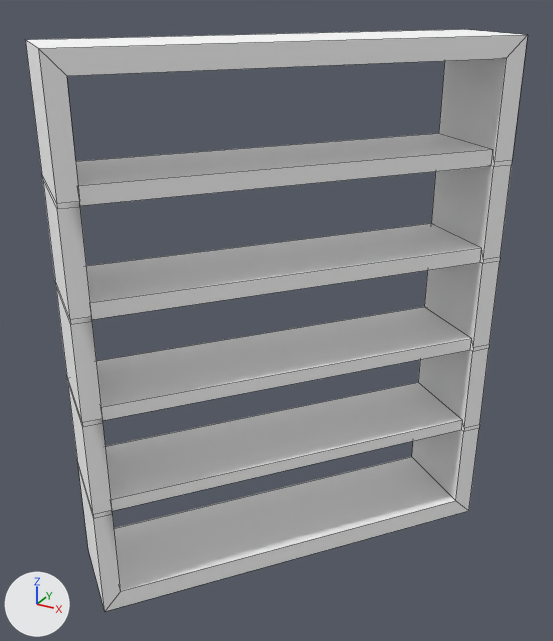
The FBX model assets/Office/bookcase.fbx as it was, and as the next commit left it.
Before and after are seen from a camera (50 mm lens) standing at (-9.21, 7.87, 2.82) and looking at (-10.91, 10.95, 1.28). Arrows for +X, +Y and +Z are at lower left; the lights stay in place. The picture after the commit comes second. Mesh edges are drawn as thin lines. Where no turn or scale is listed for an object, it has been applied to the vertices.

In view in the first picture: 'book_case'.
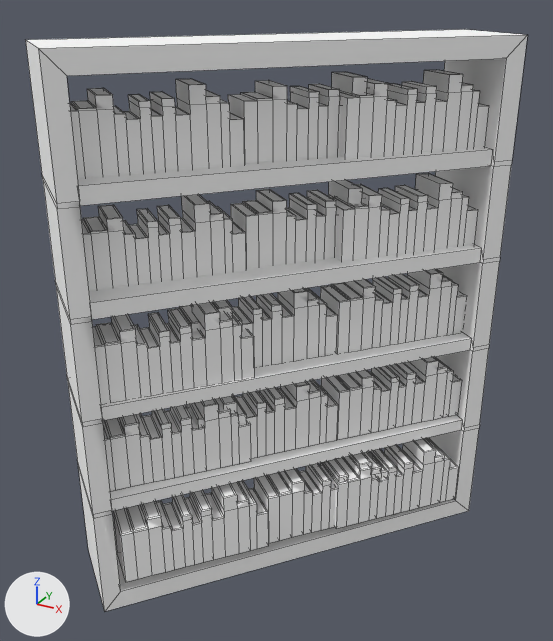
Edits to the bpy script that builds the scene:
```text
Add ob_books1:
    ob_books1 = bpy.data.objects.new('books1', me_mesh_002)  # 148 vertices, 135 faces; spans x -0.328..0.328, y -0.357..0.357, z 0.0..0.362; in mat_books (its picture is missing)
    ob_books1.location = (-10.644, 11.022, 0.139)
Add ob_books:
    ob_books = bpy.data.objects.new('books', me_mesh_001)  # 148 vertices, 135 faces; spans x -0.328..0.328, y -0.357..0.357, z 0.0..0.362; in mat_books (its picture is missing)
    ob_books.location = (-11.118, 10.436, 0.139)
Add ob_books3:
    ob_books3 = bpy.data.objects.new('books3', me_mesh_004)  # 148 vertices, 135 faces; spans x -0.328..0.328, y -0.357..0.357, z 0.0..0.362; in mat_books (its picture is missing)
    ob_books3.location = (-10.931, 10.845, 0.614)
Add ob_books5:
    ob_books5 = bpy.data.objects.new('books5', me_mesh_006)  # 148 vertices, 135 faces; spans x -0.328..0.328, y -0.357..0.357, z 0.0..0.362; in mat_books (its picture is missing)
    ob_books5.location = (-11.278, 10.523, 1.576)
Add ob_books10:
    ob_books10 = bpy.data.objects.new('books10', me_mesh_010)  # 148 vertices, 135 faces; spans x -0.328..0.328, y -0.357..0.357, z 0.0..0.362; in mat_books (its picture is missing)
    ob_books10.location = (-10.384, 11.3, 0.139)
Add ob_books11:
    ob_books11 = bpy.data.objects.new('books11', me_mesh_011)  # 148 vertices, 135 faces; spans x -0.328..0.328, y -0.357..0.357, z 0.0..0.362; in mat_books (its picture is missing)
    ob_books11.location = (-11.2, 10.454, 1.101)
Add ob_books14:
    ob_books14 = bpy.data.objects.new('books14', me_mesh_014)  # 148 vertices, 135 faces; spans x -0.328..0.328, y -0.357..0.357, z 0.0..0.362; in mat_books (its picture is missing)
    ob_books14.location = (-10.803, 11.108, 2.08)
Add ob_books12:
    ob_books12 = bpy.data.objects.new('books12', me_mesh_012)  # 148 vertices, 135 faces; spans x -0.328..0.328, y -0.357..0.357, z 0.0..0.362; in mat_books (its picture is missing)
    ob_books12.location = (-10.459, 11.414, 1.576)
Add ob_books15:
    ob_books15 = bpy.data.objects.new('books15', me_mesh_015)  # 148 vertices, 135 faces; spans x -0.328..0.328, y -0.357..0.357, z 0.0..0.362; in mat_books (its picture is missing)
    ob_books15.location = (-11.278, 10.523, 2.08)
Add ob_books13:
    ob_books13 = bpy.data.objects.new('books13', me_mesh_013)  # 148 vertices, 135 faces; spans x -0.328..0.328, y -0.357..0.357, z 0.0..0.362; in mat_books (its picture is missing)
    ob_books13.location = (-10.459, 11.414, 2.08)
Add ob_books4:
    ob_books4 = bpy.data.objects.new('books4', me_mesh_005)  # 148 vertices, 135 faces; spans x -0.328..0.328, y -0.357..0.357, z 0.0..0.362; in mat_books (its picture is missing)
    ob_books4.location = (-10.803, 11.108, 1.576)
Add ob_books9:
    ob_books9 = bpy.data.objects.new('books9', me_mesh_009)  # 148 vertices, 135 faces; spans x -0.328..0.328, y -0.357..0.357, z 0.0..0.362; in mat_books (its picture is missing)
    ob_books9.location = (-11.228, 10.46, 0.614)
Add ob_books7:
    ob_books7 = bpy.data.objects.new('books7', me_mesh_008)  # 148 vertices, 135 faces; spans x -0.328..0.328, y -0.357..0.357, z 0.0..0.362; in mat_books (its picture is missing)
    ob_books7.location = (-10.965, 10.876, 1.101)
Add ob_books6:
    ob_books6 = bpy.data.objects.new('books6', me_mesh_007)  # 148 vertices, 135 faces; spans x -0.328..0.328, y -0.357..0.357, z 0.0..0.362; in mat_books (its picture is missing)
    ob_books6.location = (-10.476, 11.442, 1.101)
Add ob_books2:
    ob_books2 = bpy.data.objects.new('books2', me_mesh_003)  # 148 vertices, 135 faces; spans x -0.328..0.328, y -0.357..0.357, z 0.0..0.362; in mat_books (its picture is missing)
    ob_books2.location = (-10.447, 11.417, 0.614)
```

Pixel boxes [x1, y1, x2, y2] of what changed, in the pictures (553 x 641 px):
'books15', added
    after: [69, 79, 245, 178]
'books11', added
    after: [93, 302, 255, 403]
'books5', added
    after: [82, 194, 246, 290]
'books', added
    after: [113, 481, 269, 582]
'books13', added
    after: [339, 70, 489, 159]
'books9', added
    after: [103, 399, 251, 491]
'books12', added
    after: [332, 173, 478, 262]
'books6', added
    after: [320, 269, 465, 353]
'books14', added
    after: [228, 72, 368, 163]
'books2', added
    after: [321, 357, 461, 440]
'books10', added
    after: [320, 438, 459, 528]
'books4', added
    after: [231, 180, 363, 269]
'books7', added
    after: [179, 288, 338, 367]
'books3', added
    after: [187, 380, 338, 458]
'books1', added
    after: [254, 451, 387, 543]
